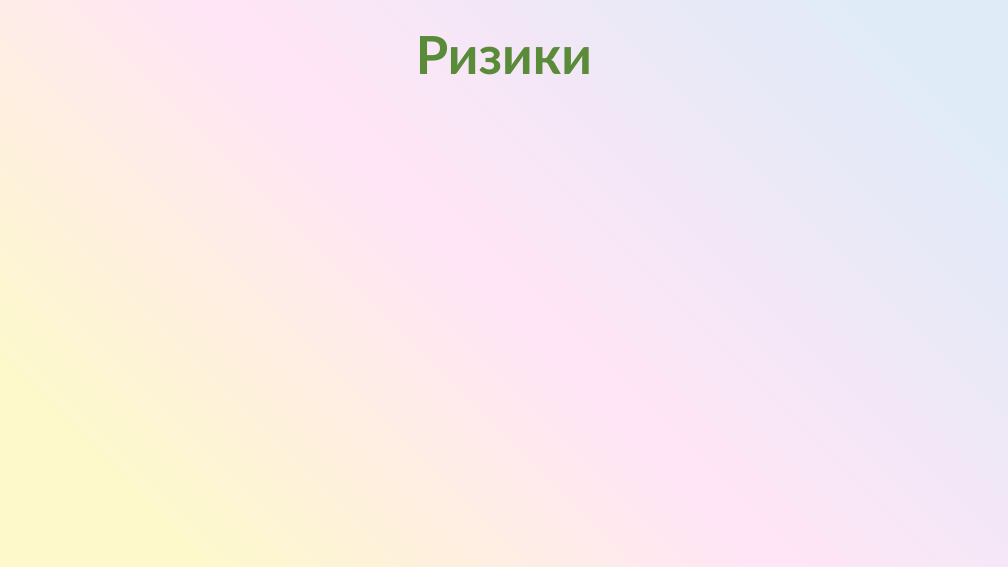
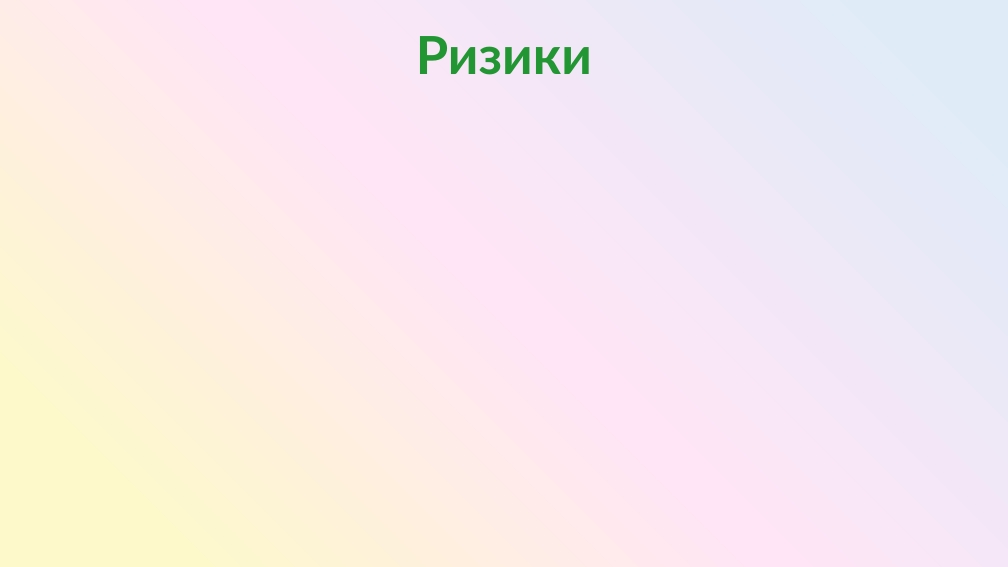
Before and after one commit to SashaGaran/Katya_diplomna, a slide deck: slide 19 of diplomna.pptx. Drawn at 1008x567 pixels with LibreOffice and Linux fonts; fonts in the diff are those of the drawing. Boxes give left, top, right and bottom in pixels: in the first picture for what was removed or moved away, otherwise in the second. Text is boxed around its words. In the diff, an @@ line names an element or a change of style, - is before the commit and + after.

```diff
--- a/diplomna.pptx
+++ b/diplomna.pptx
@@ text "Ризики" at bbox=[416, 36, 592, 75]: text colour gradient #5A8B39 to #8BCD43 to gradient #229633 to #85CA3A @@
```
Also in this commit, not shown: 3 other slides changed, 1 slide added, 1 slide removed.
